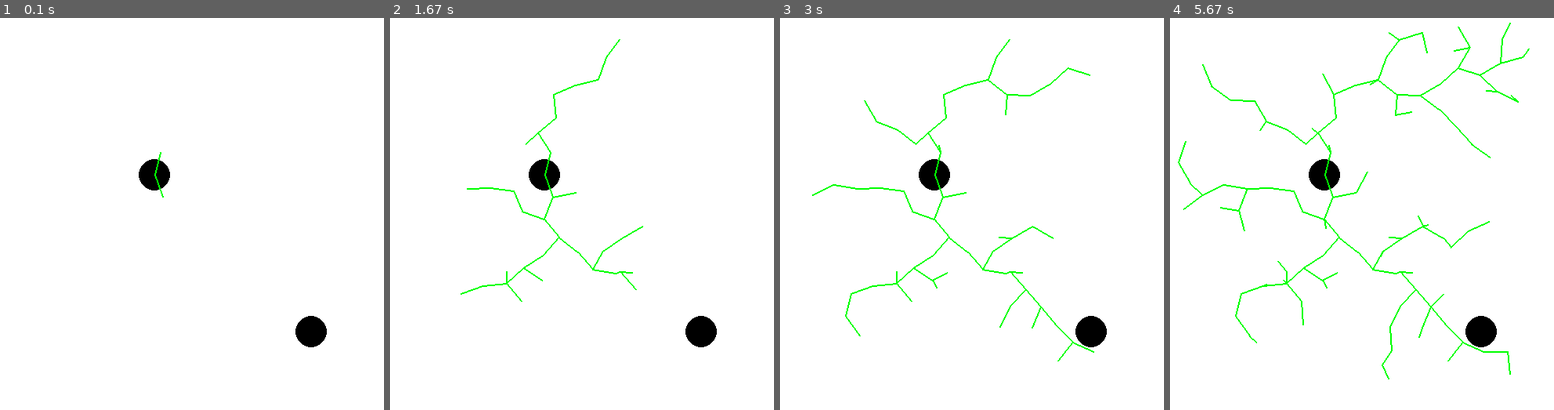
Above: before the commit, frames 1-4 (left to right).
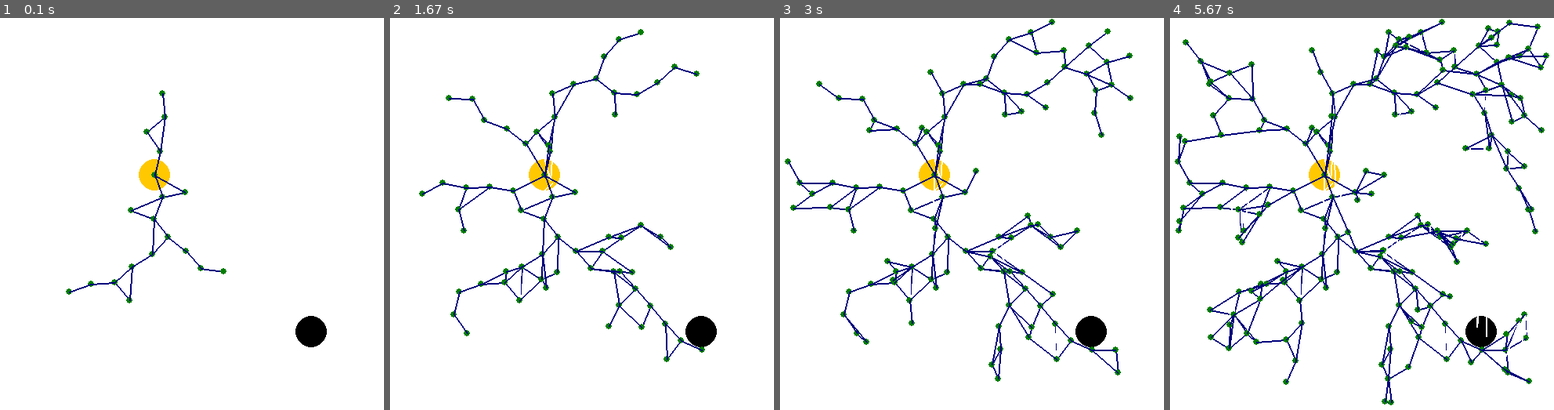
Above: after the commit, the same moments.

Repository: rafaelbarretorb/Path-Planning-Pygame
Game: pygame game, started from RRT_Star/main.py
The game is run twice, just before and just after one commit, with the same random seed, the same clock (stepped at 60 frames per second) and the same inputs. The source is Python 2; it was converted automatically to run under Python 3.
Inputs:
- Up to frame 1 (0.1 s): no input
- Up to frame 2 (1.67 s): no input
- Up to frame 3 (3 s): no input
- Up to frame 4 (5.67 s): no input

The runs differ from the first frame. In frame 1, 1.2% of the frame differs, in the area x 17-59%, y 18-73%; in frame 2, 3.4%; in frame 3, 5.4%; in frame 4, 9.3%, in the area x 1-99%, y 0-99%.

Commit message:
add node circle drawing and fix pygame drawing process

Diff:
--- a/RRT_Star/constants.py
+++ b/RRT_Star/constants.py
@@ -1,6 +1,7 @@
 # COLORS
-GREEN = 0, 255, 0
+GREEN = 0, 125, 0
 RED = 255, 0, 0
-BLUE = 0, 0, 255
+BLUE = 0, 0, 125
 WHITE = 255, 255, 255
 BLACK = 0, 0, 0
+YELLOW = 255, 200, 0
--- a/RRT_Star/main.py
+++ b/RRT_Star/main.py
@@ -10,8 +10,8 @@
 YDIM = 500
 WINSIZE = [XDIM, YDIM]
 EPSILON = 7.0
-MAX_NUM_NODES = 2000
-MIN_NUM_NODES = 500
+MAX_NUM_NODES = 10000
+MIN_NUM_NODES = 1000
 
 def main():
     pygame.init()
@@ -22,7 +22,7 @@
     start_point = [200, 200]
     goal_point = [400, 400]
     goal_tolerance = 20
-    rrt_star = RRT_Star(start_point, goal_point, MAX_NUM_NODES, MIN_NUM_NODES, goal_tolerance, 5, 30, screen)
+    rrt_star = RRT_Star(start_point, goal_point, MAX_NUM_NODES, MIN_NUM_NODES, goal_tolerance, 0, 30, screen)
 
     path = rrt_star.path_planning()
     for e in pygame.event.get():
--- a/RRT_Star/rrt_star.py
+++ b/RRT_Star/rrt_star.py
@@ -7,9 +7,9 @@
 from datetime import datetime
 import time
 
-RADIUS = 10.0
-
-from constants import GREEN, WHITE, RED, BLACK
+RADIUS = 50.0
+
+from constants import GREEN, WHITE, RED, BLACK, BLUE, YELLOW
 import pygame
 
 
@@ -52,9 +52,10 @@
         self.goal_found = False
 
         self.nodes = list()
+        self.goal_node = None
 
         # Draw start and goal
-        pygame.draw.circle(self.screen, BLACK, (self.start_point[0], self.start_point[1]), self.goal_tolerance)
+        pygame.draw.circle(self.screen, YELLOW, self.start_point, self.goal_tolerance)
         pygame.draw.circle(self.screen, BLACK, (self.goal_point[0], self.goal_point[1]), self.goal_tolerance)
 
 
@@ -85,15 +86,21 @@
     def rewire(self, nodes, new_node):
         for i in range(len(nodes)):
             node = nodes[i]
+            pygame.draw.circle(self.screen, GREEN, node.point, 4)
+
             if node != new_node.parent and self.dist(node.point,new_node.point) < RADIUS and new_node.cost + self.dist(node.point,new_node.point) < node.cost:
                 # Delete, paint white
                 pygame.draw.line(self.screen, WHITE, [node.point[0], node.point[1]], [node.parent.point[0], node.parent.point[0]], 2)
                 node.parent = new_node
                 node.cost = new_node.cost + self.dist(node.point,new_node.point)
                 # Draw
-                pygame.draw.line(self.screen, GREEN, [node.point[0], node.point[1]], [new_node.point[0], new_node.point[1]], 2)
-                pygame.display.update()
-
+                pygame.draw.line(self.screen, BLUE, [node.point[0], node.point[1]], [new_node.point[0], new_node.point[1]], 2)
+
+            else:
+                if node.parent != None:
+                    pygame.draw.line(self.screen, BLUE, node.point, node.parent.point, 2)
+
+        pygame.display.update()
         return nodes
 
     def path_planning(self):
@@ -114,8 +121,7 @@
         initialNode = Node(self.start_point, None)
         self.nodes.append(initialNode)
 
-        while len(self.nodes) < self.max_num_nodes: # and (datetime.now() - self.start_time).total_seconds() < 30 and not ((datetime.now() - self.start_time).total_seconds() > 5 and len(nodes) < 20):
-
+        while len(self.nodes) < self.max_num_nodes:
             found_next = False
 
             # search a node until get one in free space
@@ -133,53 +139,40 @@
                     found_next = True
 
                     # Draw the new twig
-                    pygame.draw.line(self.screen, GREEN, new_node.point, parent_node.point, 2)
+                    pygame.draw.line(self.screen, BLUE, new_node.point, parent_node.point, 2)
+                    pygame.draw.circle(self.screen, GREEN, new_node.point, 4)
                     pygame.display.update()
-                    time.sleep(0.05)
-
-                if not self.goal_found:
-                    # check if the distance between the goal node and the new node is less than the goal tolerance
-                    if self.is_goal_reached(x_new, self.goal_point, self.goal_tolerance):
-                        new_goal_node = self.nodes[len(self.nodes)-1]
-                        self.goal_found = True
-                else:
-                    # Final path
-                    current_node = new_goal_node
-                    while current_node.parent != None:
-                        self.path.insert(0, current_node.point)
-                        current_node = current_node.parent
-
-                    # Add the start point
-                    self.path.insert(0, current_node.point)
-
-                    # print "Nodes Amount: " + str(len(nodes))
-
-                    self.draw_final_path(path)
-
-                    if len(self.nodes) > self.min_num_nodes:
-                        time.sleep(10)
-                        return self.path
+                    # time.sleep(0.05)
+
+            if not self.goal_found:
+                # check if the distance between the goal node and the new node is less than the goal tolerance
+                if self.is_goal_reached(x_new, self.goal_point, self.goal_tolerance):
+                    self.goal_found = True
+                    self.goal_node = self.nodes[len(self.nodes)-1]
+                    self.compute_path()
+            else:
+                self.compute_path()
 
         print "Nodes Amount: " + str(len(self.nodes))
         return [], []
 
-    def compute_final_path(self):
-        # Final path
-        current_node = new_goal_node
+    def compute_path(self):
+        path = list()
+        current_node = self.goal_node
         while current_node.parent != None:
-            self.path.insert(0, current_node.point)
+            path.insert(0, current_node.point)
             current_node = current_node.parent
 
         # Add the start point
-        self.path.insert(0, current_node.point)
+        path.insert(0, current_node.point)
 
         # print "Nodes Amount: " + str(len(nodes))
 
         self.draw_final_path(path)
 
-        if len(self.nodes) > self.min_num_nodes:
+        if len(self.nodes) > self.max_num_nodes:
             time.sleep(10)
-            return self.path
+            return path
 
     def draw_final_path(self, path):
         """ ."""
@@ -193,7 +186,10 @@
             pygame.draw.line(self.screen, RED, path[i], path[i + 1], 4)
 
         pygame.display.update()
-        self.path_old = path
+        self.path_old = path[:]
+        # Draw start and goal
+        pygame.draw.circle(self.screen, YELLOW, (self.start_point[0], self.start_point[1]), 10)
+        pygame.draw.circle(self.screen, BLACK, (self.goal_point[0], self.goal_point[1]), self.goal_tolerance)
 
     def sample_free(self):
         """  Get a random point located in a free area
@@ -205,7 +201,7 @@
         """
         # TODO no collision yet
         for i in range(1000):
-            return (random.random())*500, (random.random())*500
+            return int((random.random())*500), int((random.random())*500)
 
         sys.exit("ERROR MESSAGE: Samples in free space fail after 1000 attempts!!!")
 
@@ -221,7 +217,7 @@
             return p2
         else:
             theta = math.atan2(p2[1]-p1[1],p2[0]-p1[0])
-            return p1[0] + self.epsilon_max*math.cos(theta), p1[1] + self.epsilon_max*math.sin(theta)
+            return int(p1[0] + self.epsilon_max*math.cos(theta)), int(p1[1] + self.epsilon_max*math.sin(theta))
 
     def get_nearest(self, nodes, x_rand):
         # seach
